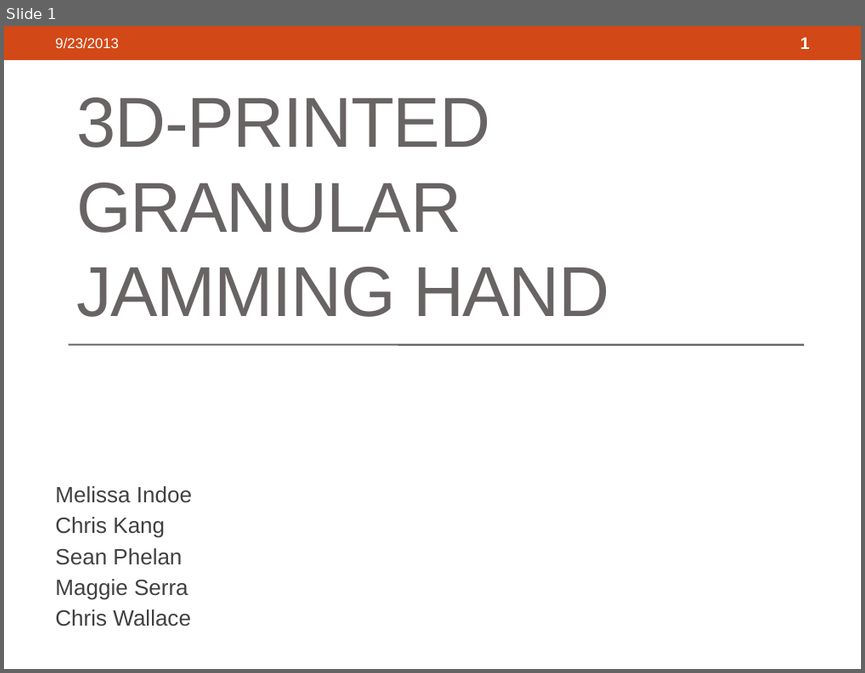
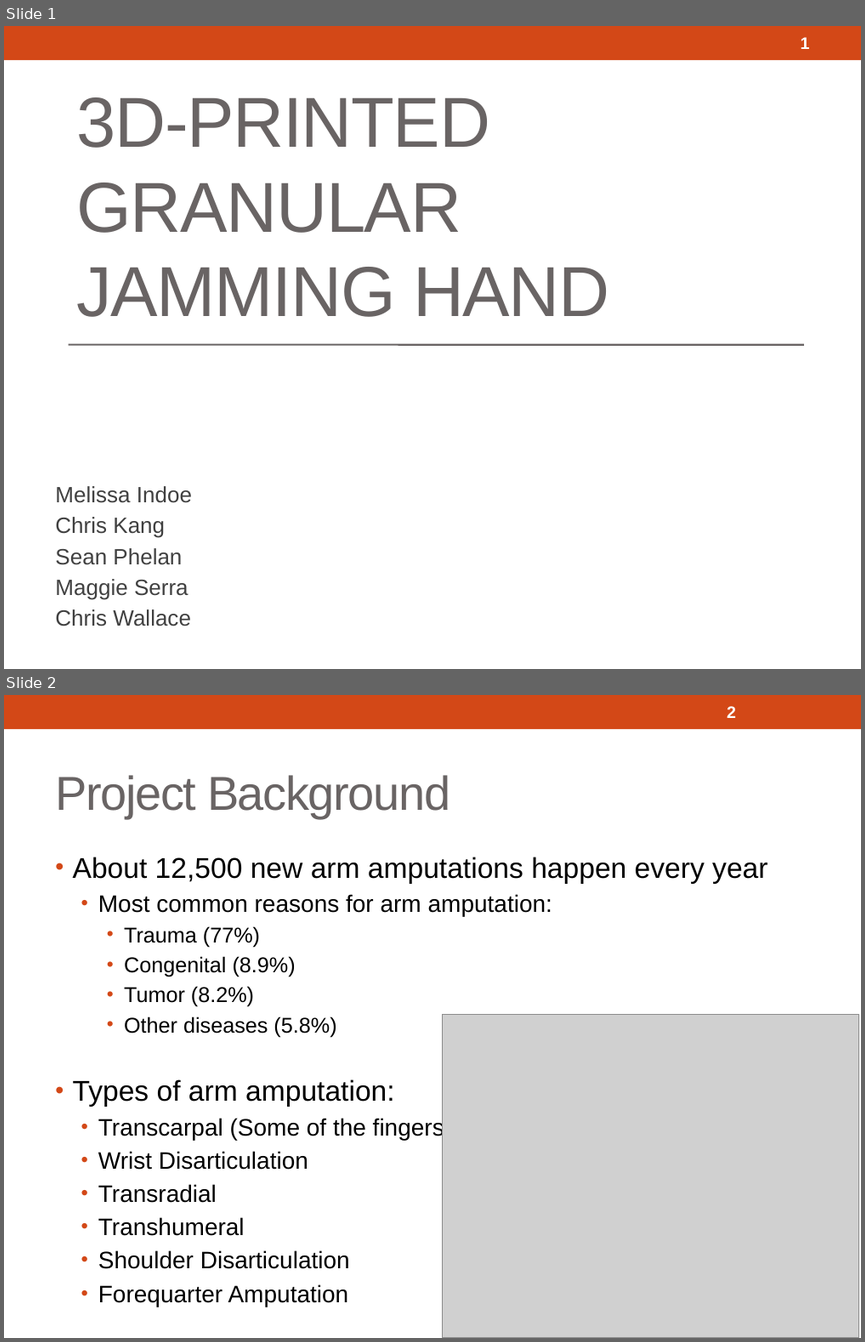
Before and after one commit to 3D-Printed-Granular-Jamming-Hand/3d-printed-granular-jamming-hand, a slide deck: ProgressReports/Presentation 1 Segments/3d-Printed Granular Jamming Hand.pptx. Shown one above the other, each under a label of ours: slide 1 before the commit, slides 1 and 2 after it. The pictures are 865x673 and 865x1342 pixels, drawn with LibreOffice and Linux fonts; fonts in the diff are those of the drawing; grey boxes stand for pictures. Boxes give left, top, right and bottom in pixels: in the first picture for what was removed or moved away, otherwise in the second. Text is boxed around its words. In the diff, an @@ line names an element or a change of style, - is before the commit and + after.

```diff
--- a/ProgressReports/Presentation 1 Segments/3d-Printed Granular Jamming Hand.pptx
+++ b/ProgressReports/Presentation 1 Segments/3d-Printed Granular Jamming Hand.pptx
@@ slide 2 added at [4,695,861,1338], background #FFFFFF; not listed: 1 template element that a slide beside it also shows @@
@@ page number added at [726,706,736,718], 14 pt, text #FFFFFF, bold @@
+2
@@ title added at [55,775,450,818], 40 pt, text #696464 @@
+Project Background
@@ text added at [73,857,767,1306], 20 pt, text #000000 @@
+• About 12,500 new arm amputations happen every year
+  • Most common reasons for arm amputation:
+    • Trauma (77%)
+    • Congenital (8.9%)
+    • Tumor (8.2%)
+    • Other diseases (5.8%)
+• Types of arm amputation:
+  • Transcarpal (Some of the fingers)
+  • Wrist Disarticulation
+  • Transradial
+  • Transhumeral
+  • Shoulder Disarticulation
+  • Forequarter Amputation
@@ picture added at [442,1015,858,1338] @@
@@ slide 1 changed as well @@
@@ text removed at [55,38,119,48] @@
-9/23/2013
```
Also in this commit, not shown: 29 other slides changed, 5 other slides added, 1 slide removed, 1 other file.
